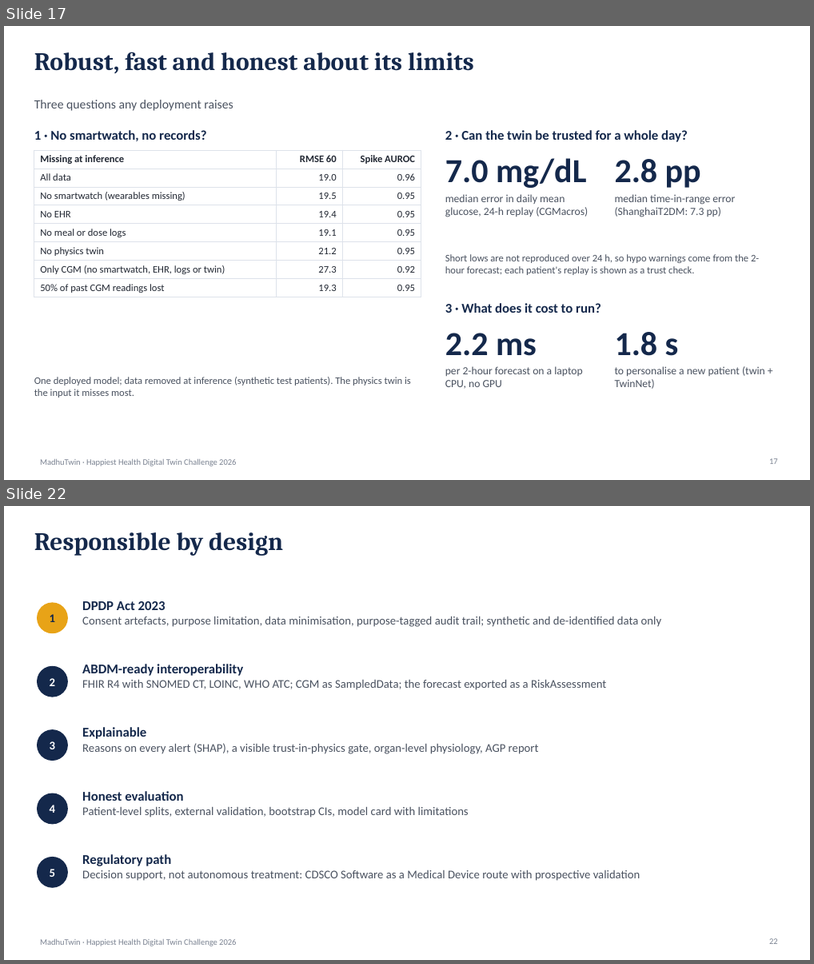
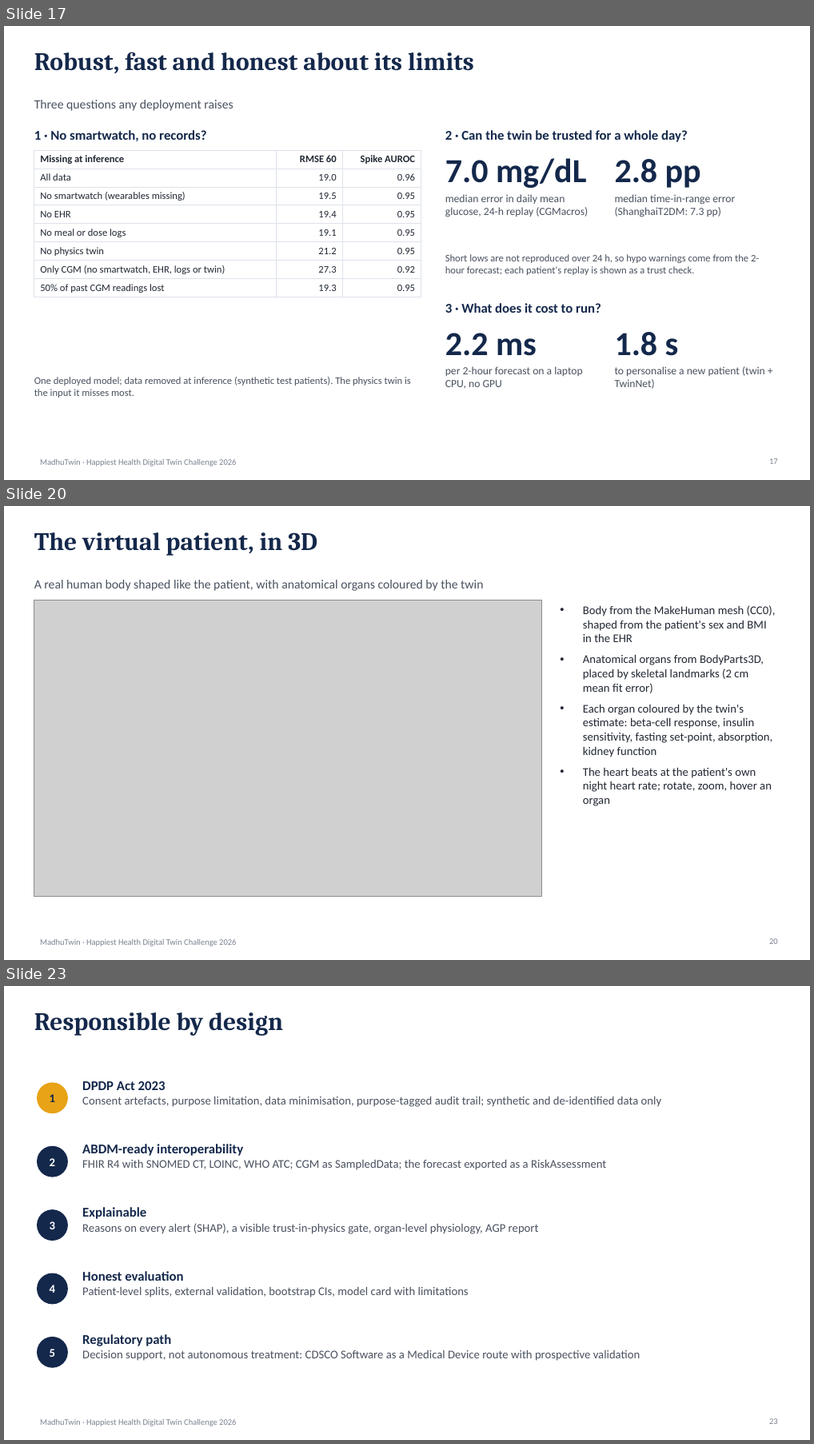
Before and after one commit to ShubAce/MadhuTwin, a slide deck: docs/presentation.pptx. Shown one above the other, each under a label of ours: slides 17 and 22 before the commit, slides 17, 20 and 23 after it; the slides between them are not shown. The pictures are 814x964 and 814x1444 pixels, drawn with LibreOffice and Linux fonts; fonts in the diff are those of the drawing; grey boxes stand for pictures. Boxes give left, top, right and bottom in pixels: in the first picture for what was removed or moved away, otherwise in the second. Text is boxed around its words. In the diff, an @@ line names an element or a change of style, - is before the commit and + after.

Commit message:
Add scripts for building 3D models of the virtual patient and organs
- Introduced `build_body_model.py` to create a 3D virtual patient body from MakeHuman base mesh, including skin surface and morph targets.
- Added `build_organ_models.py` to generate anatomical 3D organ models from BodyParts3D, ensuring accurate scaling and positioning relative to the virtual patient.
- Created `render.yaml` for deploying the dashboard and API using Docker on Render.

```diff
--- a/docs/presentation.pptx
+++ b/docs/presentation.pptx
@@ slide 20 added at bbox=[4, 506, 810, 960], background #FFFFFF; not listed: 1 template element that a slide beside it also shows @@
@@ text added at bbox=[34, 532, 318, 556], 30 pt, text #14284B, bold @@
+The virtual patient, in 3D
@@ text added at bbox=[34, 580, 483, 591], 15 pt, text #4A5260 @@
+A real human body shaped like the patient, with anatomical organs coloured by the twin
@@ picture added at bbox=[34, 600, 542, 896] @@
@@ text added at bbox=[583, 605, 776, 806], 14 pt, text #222833 @@
+• Body from the MakeHuman mesh (CC0), shaped from the patient's sex and BMI in the EHR
+• Anatomical organs from BodyParts3D, placed by skeletal landmarks (2 cm mean fit error)
+• Each organ coloured by the twin's estimate: beta-cell response, insulin sensitivity, fasting set-point, absorption, kidney function
+• The heart beats at the patient's own night heart rate; rotate, zoom, hover an organ
@@ page number added at bbox=[770, 938, 778, 944], 10 pt, text #7A8291 @@
+20
@@ what was slide 22 is now slide 23 @@
```
Also in this commit, not shown: 41 other files.
